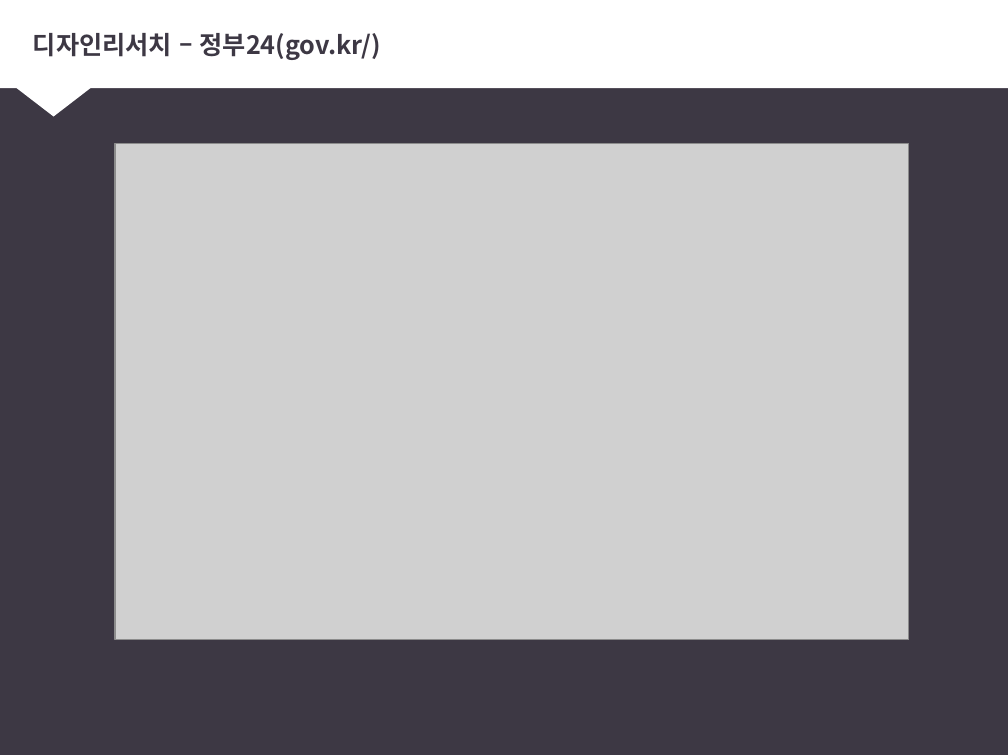
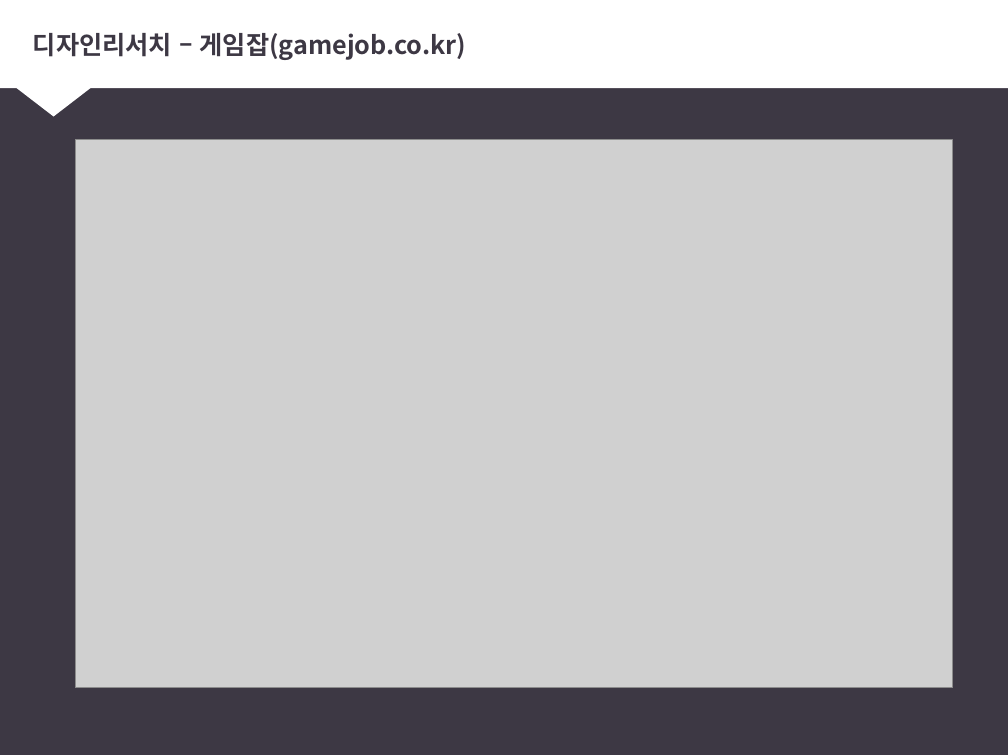
Before and after one commit to rlamj5555/ui_ux_test, a slide deck: slide 17 of 팀과제 자료/스마트커뮤니티 - 기초데이터수집.pptx. Drawn at 1008x756 pixels with LibreOffice and Linux fonts; fonts in the diff are those of the drawing; grey boxes stand for pictures. Boxes give left, top, right and bottom in pixels: in the first picture for what was removed or moved away, otherwise in the second. Text is boxed around its words. In the diff, an @@ line names an element or a change of style, - is before the commit and + after.

```diff
--- a/팀과제 자료/스마트커뮤니티 - 기초데이터수집.pptx
+++ b/팀과제 자료/스마트커뮤니티 - 기초데이터수집.pptx
@@ title at (33,33,467,60): text changed @@
-디자인리서치 – 정부24(gov.kr/)
+디자인리서치 – 게임잡(gamejob.co.kr)
@@ picture: place and size @@
-picture at (115,144,908,640)
+picture at (76,140,953,688)
```
Also in this commit, not shown: 8 other slides changed, 22 other files.
